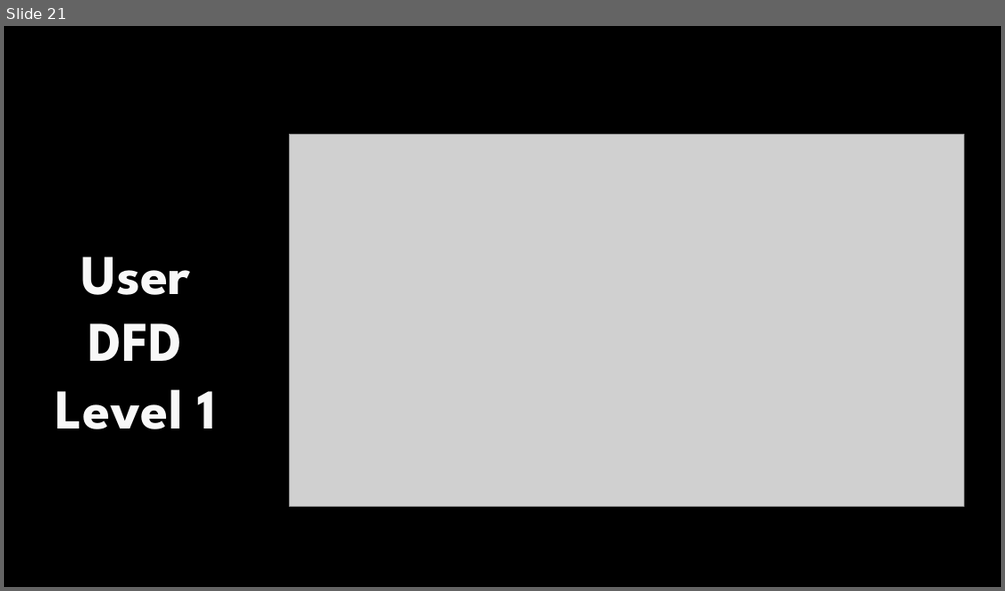
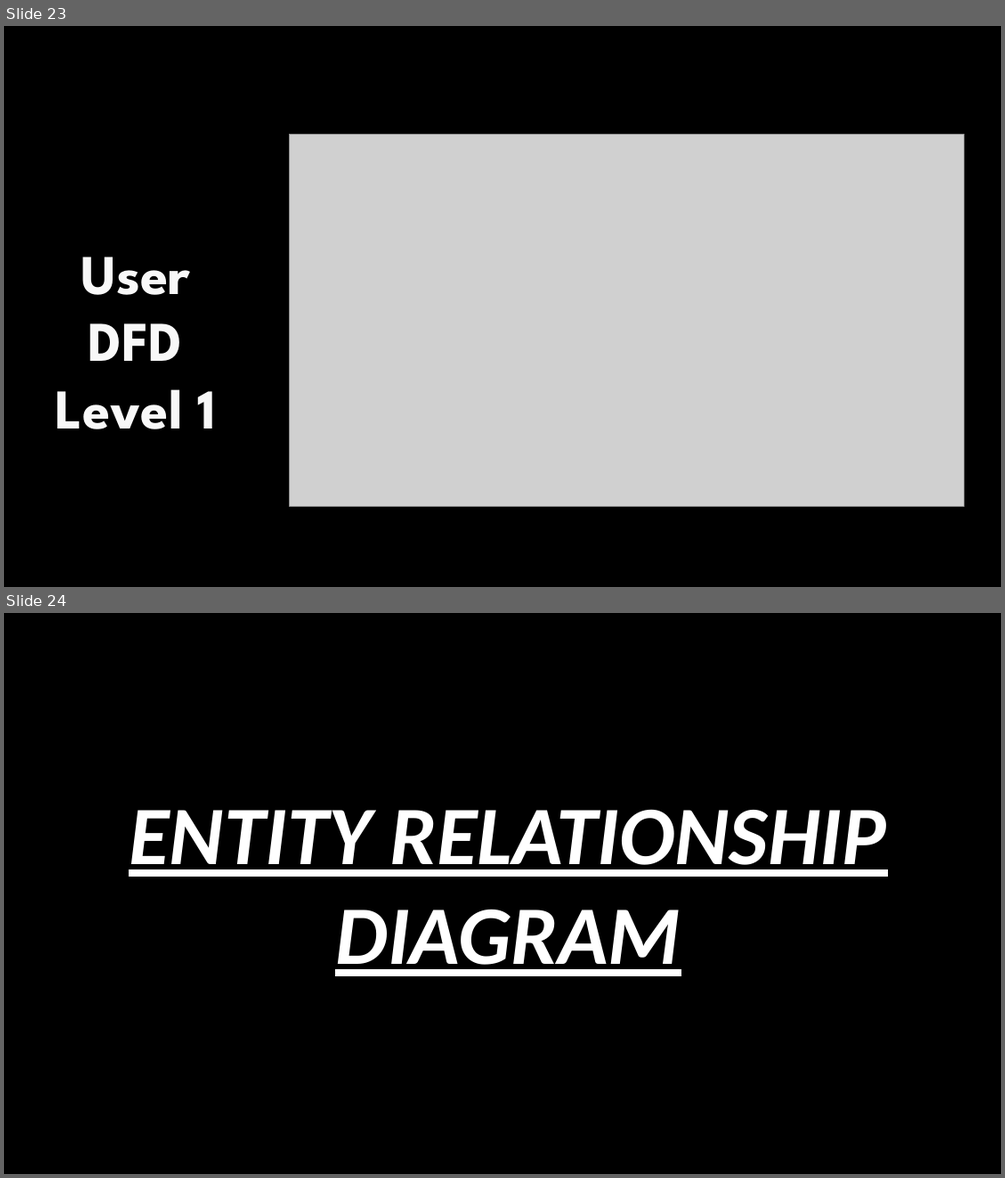
Before and after one commit to lalitgiri/Angular_Practice_Program, a slide deck: Ecommerce-Project/report data/project ppt.pptx. Shown one above the other, each under a label of ours: slide 21 before the commit, slides 23 and 24 after it. The pictures are 1005x591 and 1005x1178 pixels, drawn with LibreOffice and Linux fonts; fonts in the diff are those of the drawing; grey boxes stand for pictures; background and template pictures are left out. Boxes give left, top, right and bottom in pixels: in the first picture for what was removed or moved away, otherwise in the second. Text is boxed around its words. In the diff, an @@ line names an element or a change of style, - is before the commit and + after.

```diff
--- a/Ecommerce-Project/report data/project ppt.pptx
+++ b/Ecommerce-Project/report data/project ppt.pptx
@@ slide 24 added at <box>4,613,1001,1174</box>, background #000000 @@
@@ text added at <box>129,809,887,976</box>, 80 pt, text #FFFFFF, bold, italic, underline @@
+ENTITY RELATIONSHIP DIAGRAM
@@ what was slide 21 is now slide 23 @@
```
Also in this commit, not shown: 4 slides changed, 17 other slides added, 23 other files.
